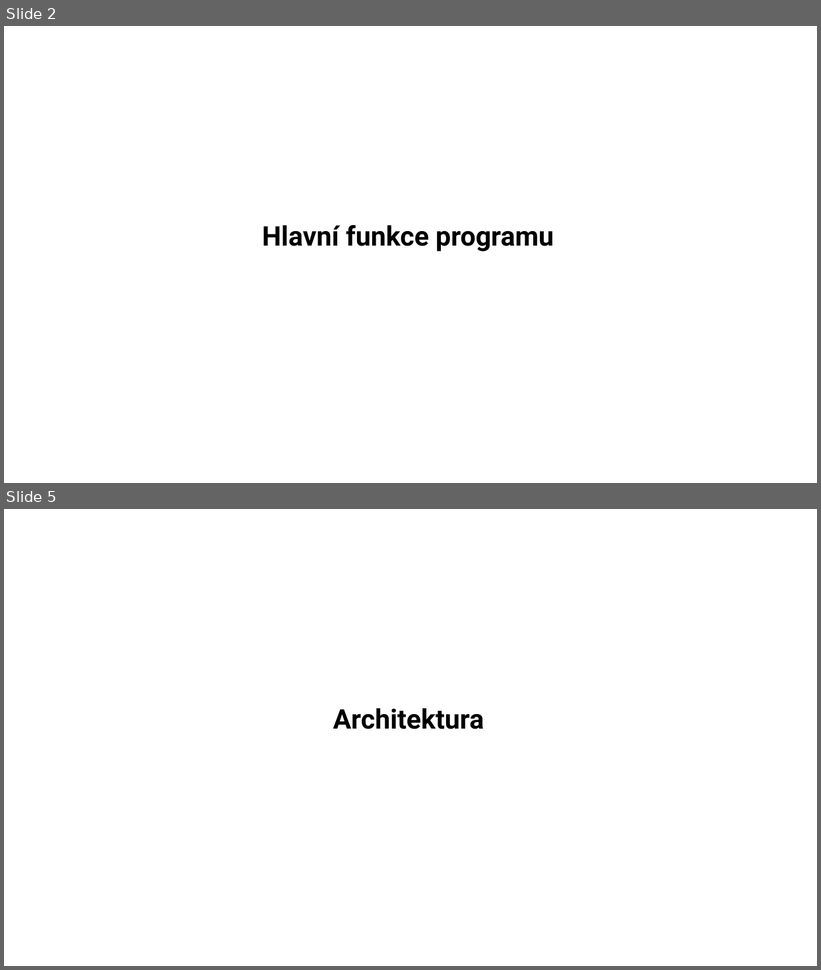
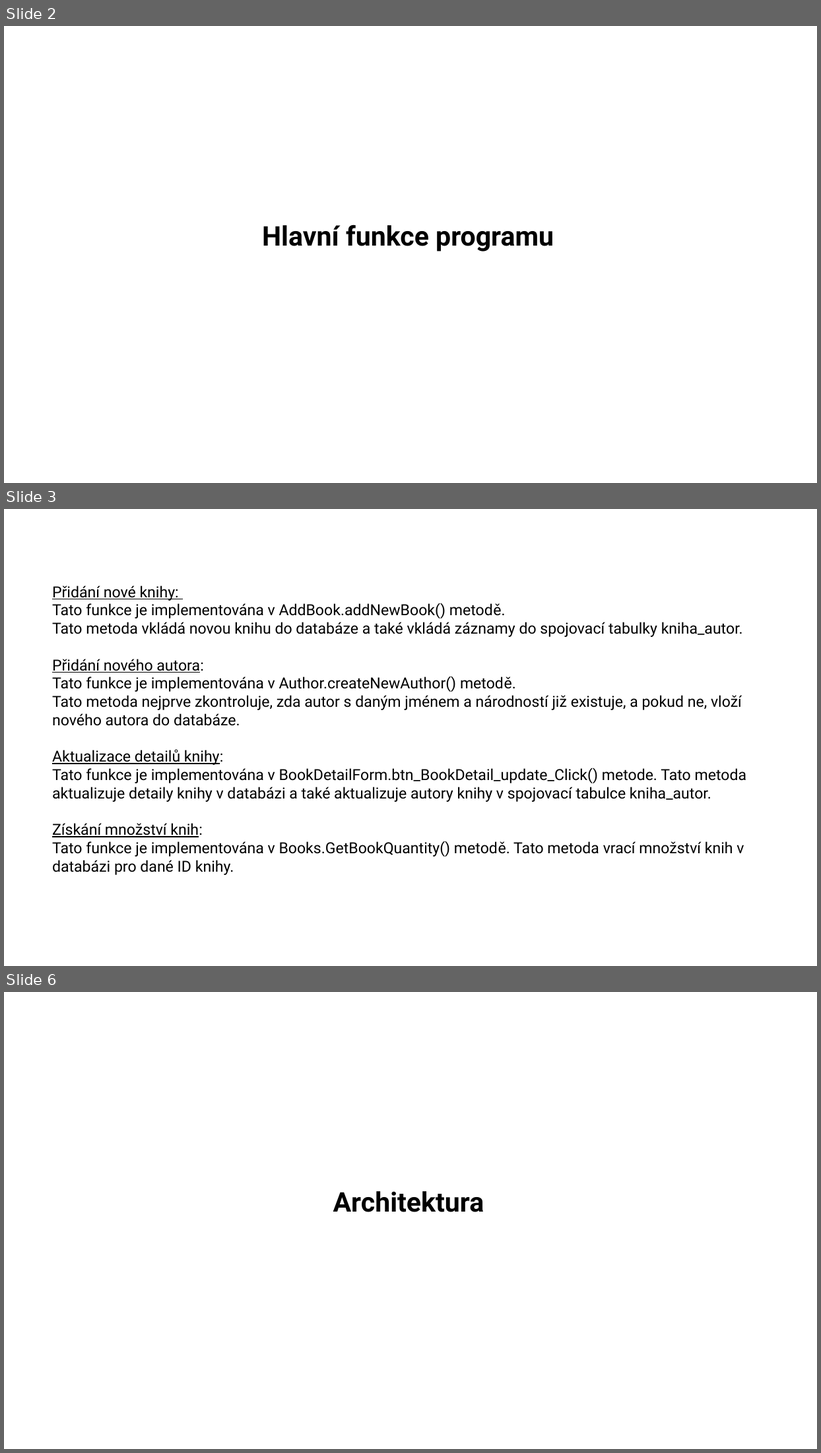
Before and after one commit to DuongXuanAnh/CSharpZapocet2024, a slide deck: Prezentace.pptx. Shown one above the other, each under a label of ours: slides 2 and 5 before the commit, slides 2, 3 and 6 after it; the slides between them are not shown. The pictures are 821x970 and 821x1453 pixels, drawn with LibreOffice and Linux fonts; fonts in the diff are those of the drawing. Boxes give left, top, right and bottom in pixels: in the first picture for what was removed or moved away, otherwise in the second. Text is boxed around its words. In the diff, an @@ line names an element or a change of style, - is before the commit and + after.

```diff
--- a/Prezentace.pptx
+++ b/Prezentace.pptx
@@ slide 3 added at <box>4,509,817,966</box>, background #FFFFFF @@
@@ text added at <box>52,586,747,875</box>, 18 pt, text #000000 @@
+Přidání nové knihy:
+Tato funkce je implementována v AddBook.addNewBook() metodě.
+Tato metoda vkládá novou knihu do databáze a také vkládá záznamy do spojovací tabulky kniha_autor.
+Přidání nového autora:
+Tato funkce je implementována v Author.createNewAuthor() metodě.
+Tato metoda nejprve zkontroluje, zda autor s daným jménem a národností již existuje, a pokud ne, vloží nového autora do databáze.
+Aktualizace detailů knihy:
+Tato funkce je implementována v BookDetailForm.btn_BookDetail_update_Click() metode. Tato metoda aktualizuje detaily knihy v databázi a také aktualizuje autory knihy v spojovací tabulce kniha_autor.
+Získání množství knih:
+Tato funkce je implementována v Books.GetBookQuantity() metodě. Tato metoda vrací množství knih v databázi pro dané ID knihy.
@@ what was slide 5 is now slide 6 @@
```
Also in this commit, not shown: 2 other slides added, 2 slides removed, 1 other file.
